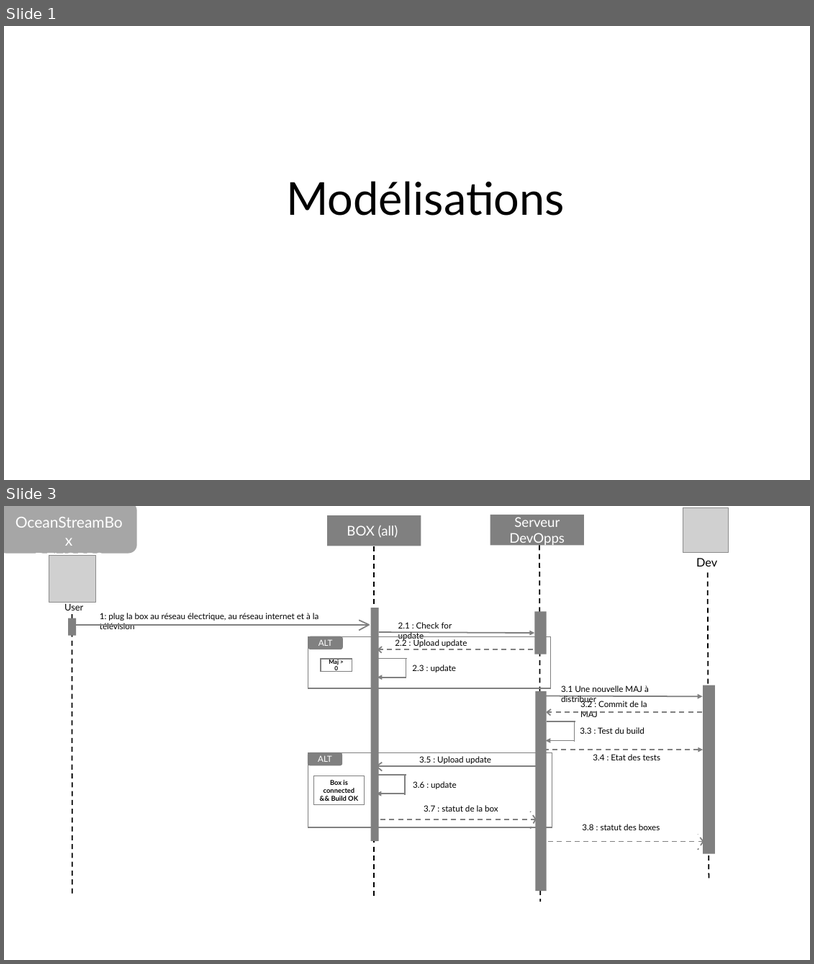
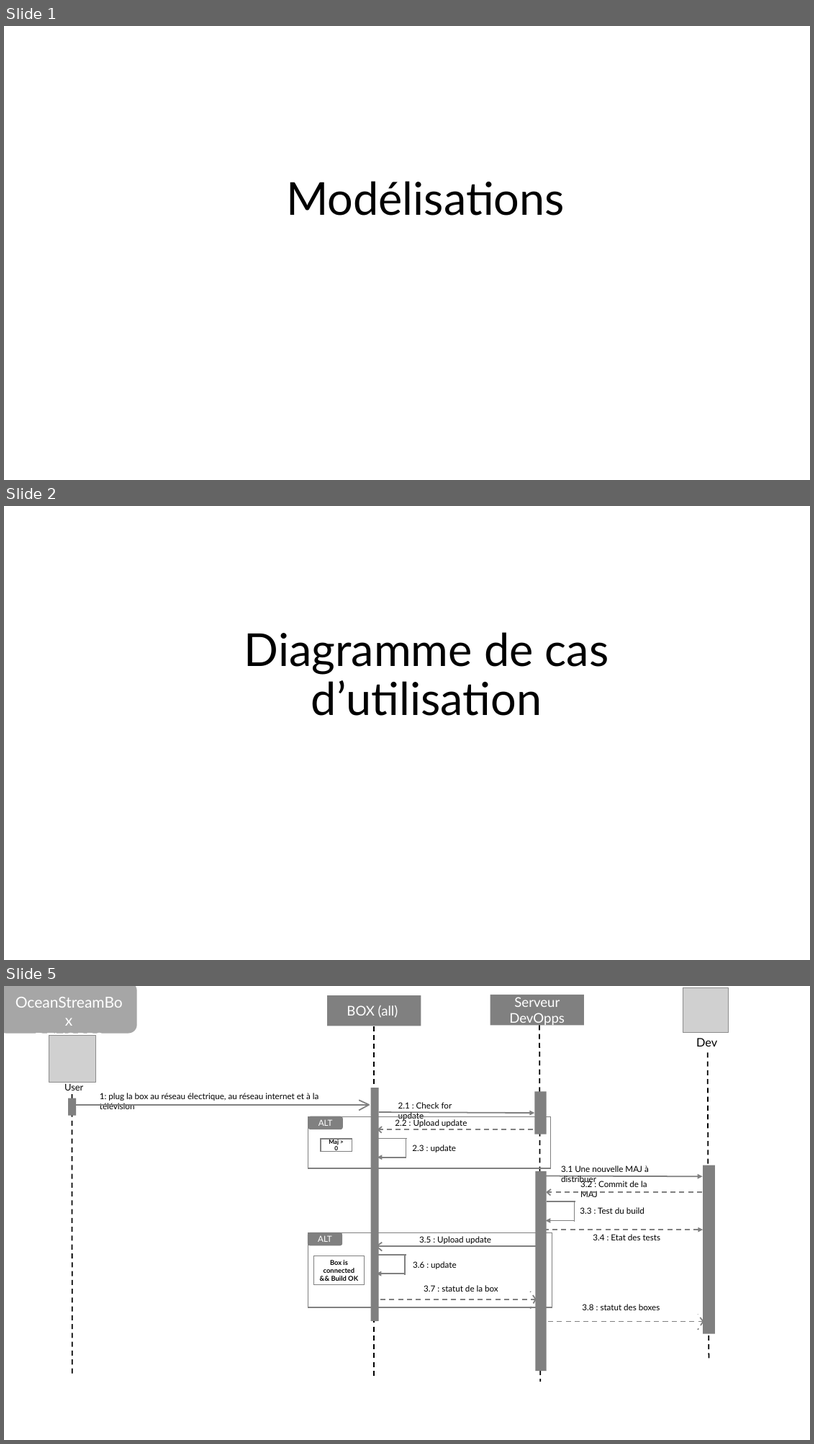
Before and after one commit to OceanStream-X-MiageSorbonne/Boitier, a slide deck: Documentation/Conception/Modelisation.pptx. Shown one above the other, each under a label of ours: slides 1 and 3 before the commit, slides 1, 2 and 5 after it; the slides between them are not shown. The pictures are 814x964 and 814x1444 pixels, drawn with LibreOffice and Linux fonts; fonts in the diff are those of the drawing; grey boxes stand for pictures; background and template pictures are left out. Boxes give left, top, right and bottom in pixels: in the first picture for what was removed or moved away, otherwise in the second. Text is boxed around its words. In the diff, an @@ line names an element or a change of style, - is before the commit and + after.

```diff
--- a/Documentation/Conception/Modelisation.pptx
+++ b/Documentation/Conception/Modelisation.pptx
@@ slide 2 added at [4, 506, 810, 960], background #FFFFFF @@
@@ title added at [244, 632, 610, 716], 54 pt, text #000000 @@
+Diagramme de cas d’utilisation
@@ what was slide 3 is now slide 5 @@
```
Also in this commit, not shown: 1 slide changed, 1 other slide added, 8 other files.
